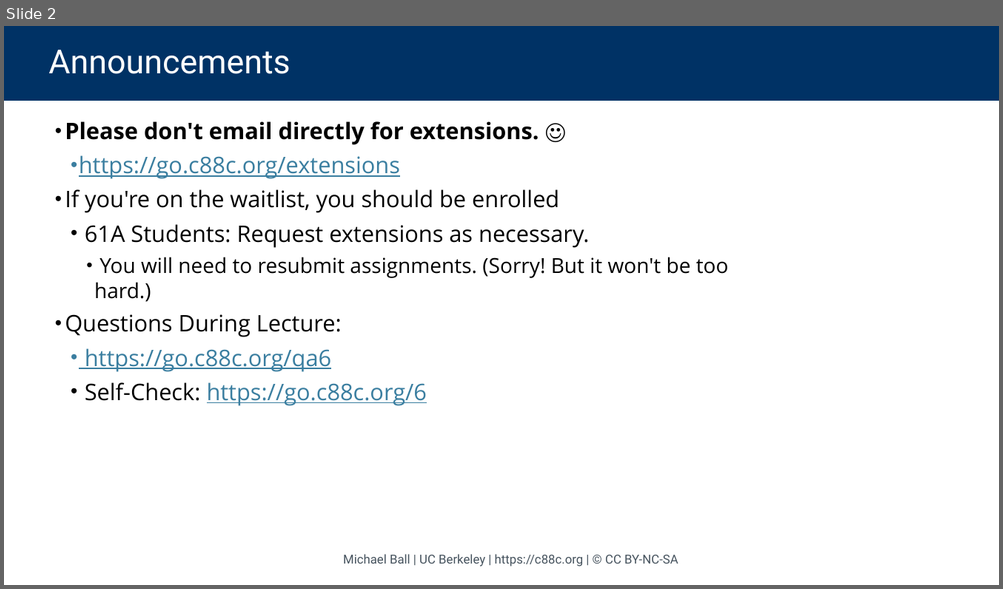
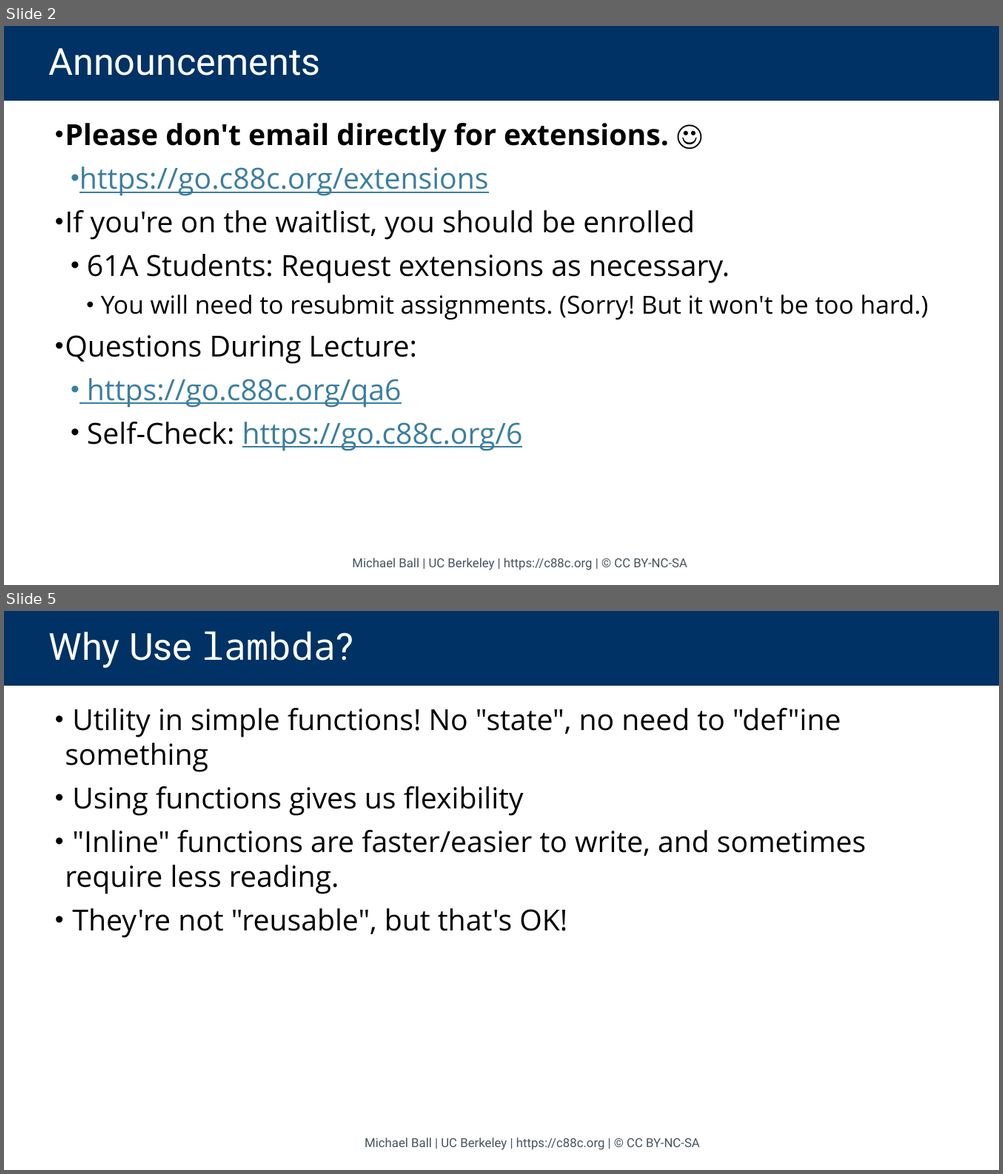
Before and after one commit to cs88-website/sp24, a slide deck: assets/slides/sp24/06-Lists_HOFs.pptx. Shown one above the other, each under a label of ours: slide 2 before the commit, slides 2 and 5 after it; the slides between them are not shown. The pictures are 1003x589 and 1003x1174 pixels, drawn with LibreOffice and Linux fonts; fonts in the diff are those of the drawing. Boxes give left, top, right and bottom in pixels: in the first picture for what was removed or moved away, otherwise in the second. Text is boxed around its words. In the diff, an @@ line names an element or a change of style, - is before the commit and + after.

```diff
--- a/assets/slides/sp24/06-Lists_HOFs.pptx
+++ b/assets/slides/sp24/06-Lists_HOFs.pptx
@@ slide 5 added at (4, 611, 999, 1170), background #FFFFFF @@
@@ title added at (4, 611, 999, 686), fill #003265, 36 pt, text #FFFFFF @@
+Why Use lambda?
@@ text added at (65, 708, 865, 938), 28 pt, text #000000 @@
+• Utility in simple functions! No "state", no need to "def"ine something
+• Using functions gives us flexibility
+• "Inline" functions are faster/easier to write, and sometimes require less reading.
+• They're not "reusable", but that's OK!
@@ text added at (364, 1138, 700, 1150), 12 pt, text #46535E @@
+Michael Ball | UC Berkeley | https://c88c.org | © CC BY-NC-SA
@@ slide 2 changed as well @@
@@ title "Announcements" at (4, 26, 999, 101): size 32 to 36 pt @@
@@ text "Please don't email directly for ..." at (65, 123, 928, 452): size 22 to 28 pt in "Please don't email directly for extensions. ☺", "https://go.c88c.org/extensions", "If you're on the waitlist, you should ...", "61A Students: Request extensions as necessary." and 3 more places; size 20 to 24 pt in "You will need to resubmit assignments. (Sorry! ..."; more space between paragraphs @@
@@ text "Michael Ball | UC Berkeley ...": place and size @@
-text "Michael Ball | UC Berkeley ..." at (343, 554, 678, 567)
+text "Michael Ball | UC Berkeley ..." at (352, 558, 687, 571)
```
Also in this commit, not shown: 32 other slides changed, 11 other slides added, 1 slide removed, 5 other files.
